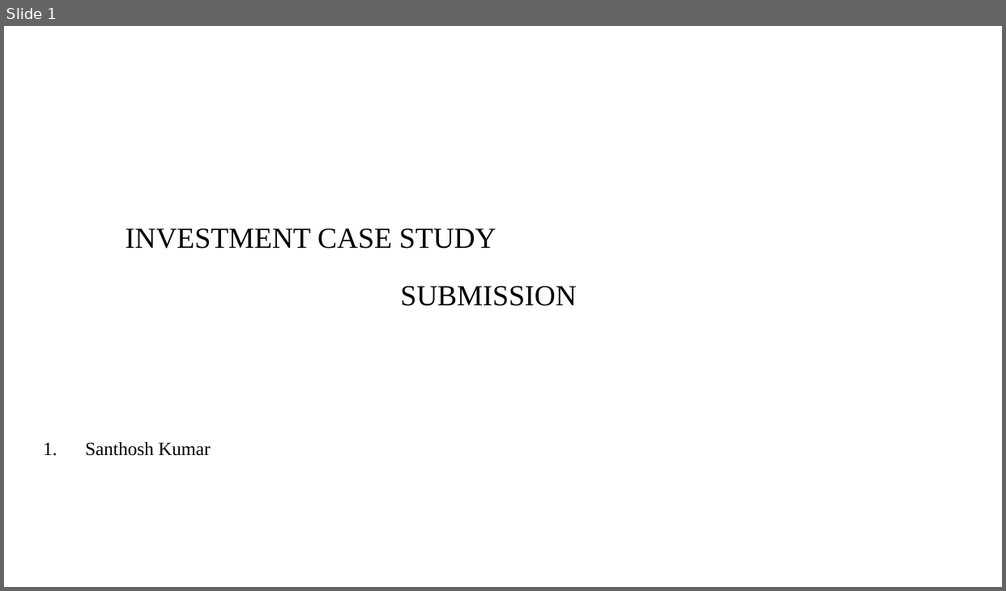
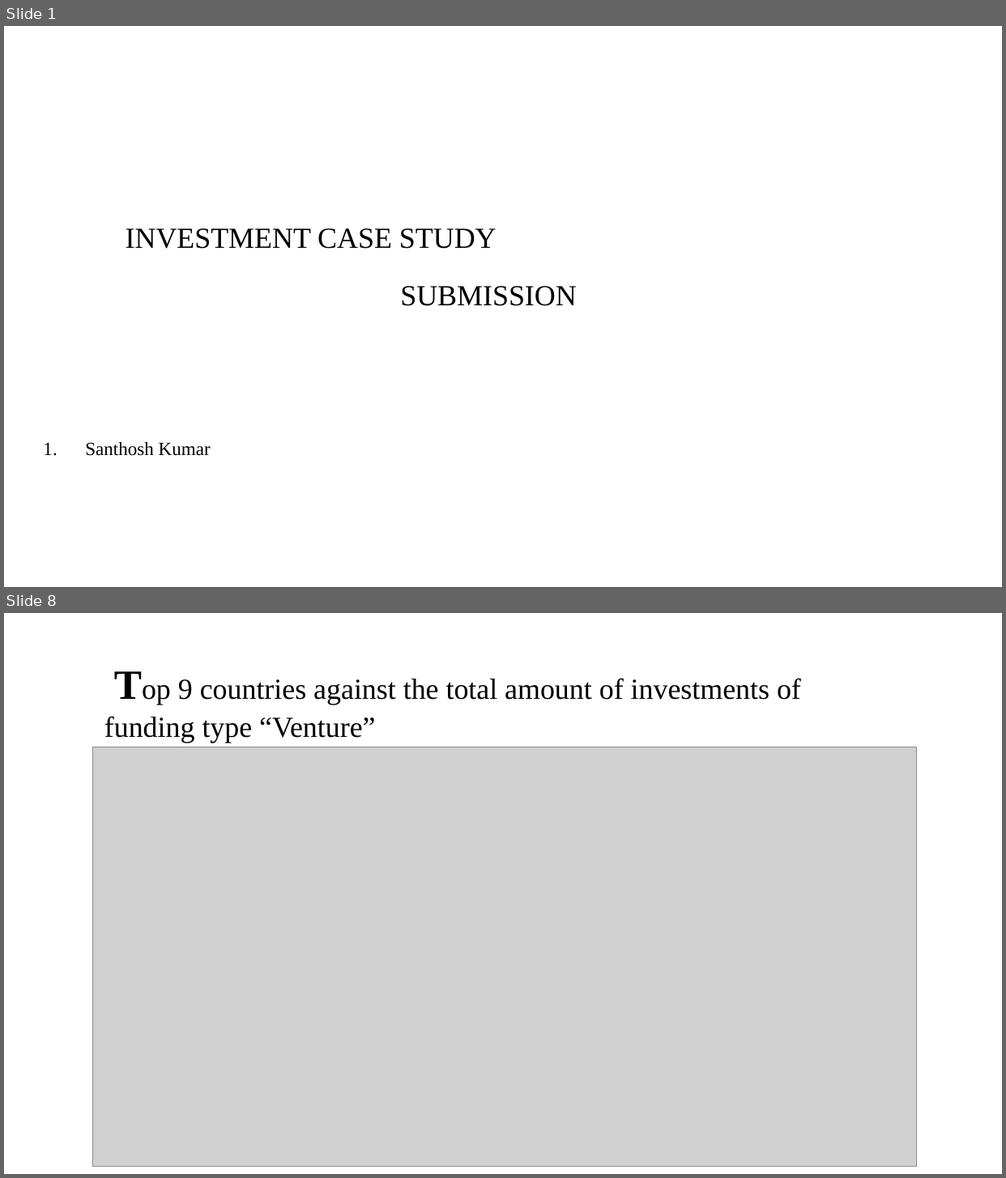
Before and after one commit to santhoshpkumar/Spark-Funds-Investment-CaseStudy, a slide deck: Spark Funds Presentation.pptx. Shown one above the other, each under a label of ours: slide 1 before the commit, slides 1 and 8 after it; the slides between them are not shown. The pictures are 1006x591 and 1006x1178 pixels, drawn with LibreOffice and Linux fonts; fonts in the diff are those of the drawing; grey boxes stand for pictures; background and template pictures are left out. Boxes give left, top, right and bottom in pixels: in the first picture for what was removed or moved away, otherwise in the second. Text is boxed around its words. In the diff, an @@ line names an element or a change of style, - is before the commit and + after.

```diff
--- a/Spark Funds Presentation.pptx
+++ b/Spark Funds Presentation.pptx
@@ slide 8 added at [4, 613, 1002, 1174], background #FFFFFF @@
@@ text added at [104, 678, 801, 743], 28 pt, text #000000 @@
+Top 9 countries against the total amount of investments of funding type “Venture”
@@ picture added at [92, 747, 917, 1167] @@
```
Also in this commit, not shown: 1 slide changed, 2 other slides added, 3 slides removed, 2 other files.
